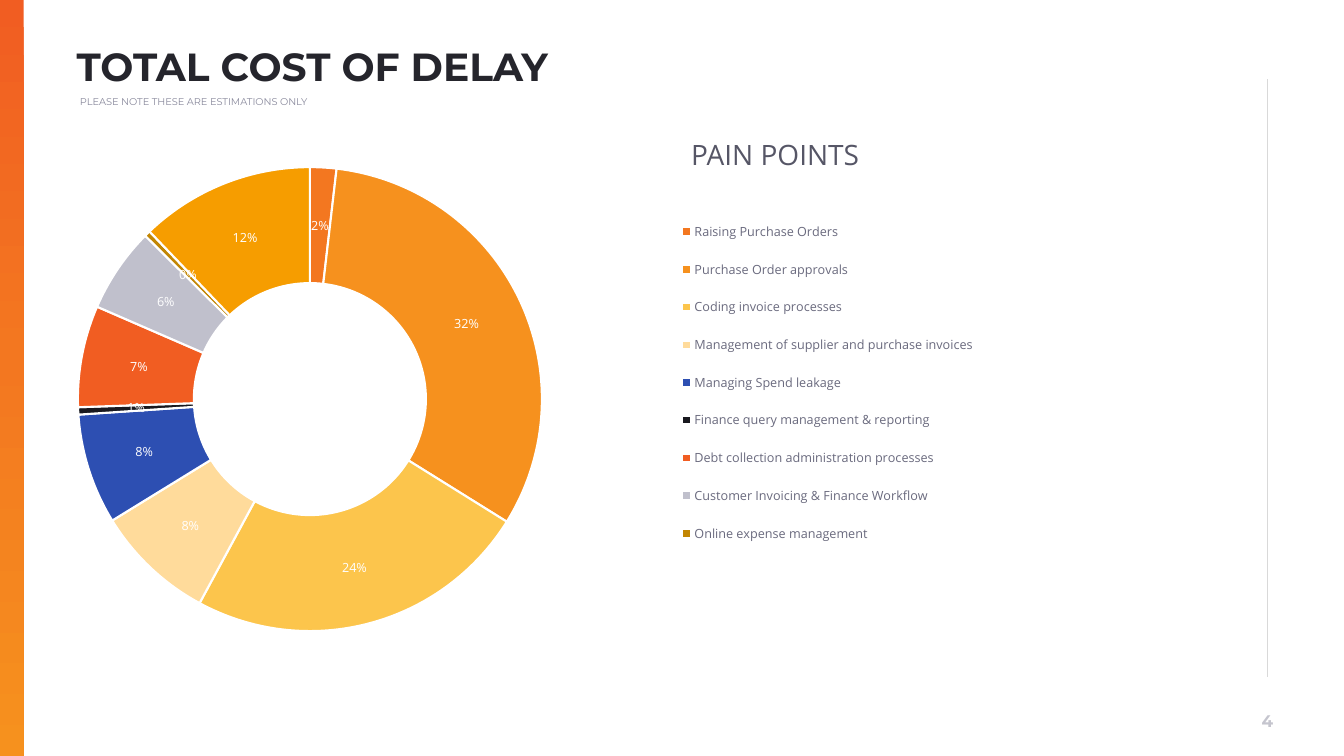
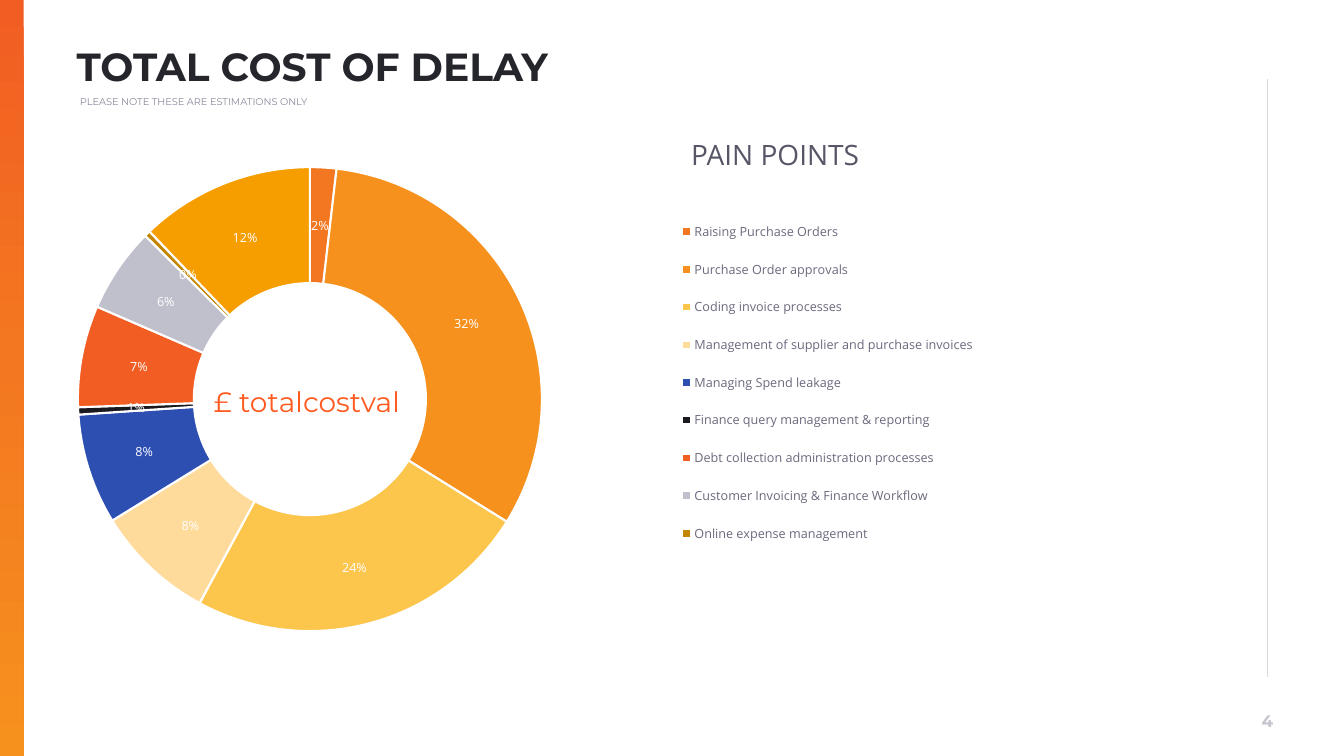
Before and after one commit to muratozdemirpiblo/ppt-api, a slide deck: slide 4 of sales.pptx. Drawn at 1344x756 pixels with LibreOffice and Linux fonts; fonts in the diff are those of the drawing; background and template pictures are left out. Boxes give left, top, right and bottom in pixels: in the first picture for what was removed or moved away, otherwise in the second. Text is boxed around its words. In the diff, an @@ line names an element or a change of style, - is before the commit and + after.

```diff
--- a/sales.pptx
+++ b/sales.pptx
@@ text added at <box>239,391,400,412</box>, 20 pt, text #FF5A1F @@
+£ totalcostval
```
Also in this commit, not shown: 2 other slides changed, 6 other files.
